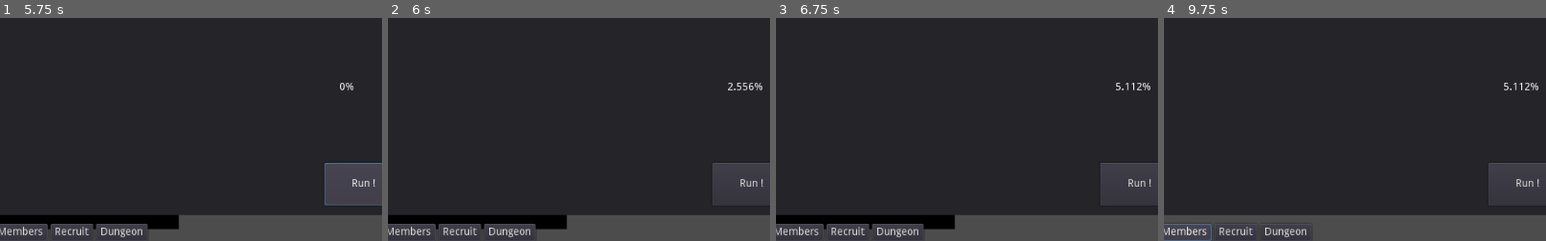
Above: before the commit, frames 1-4 (left to right).
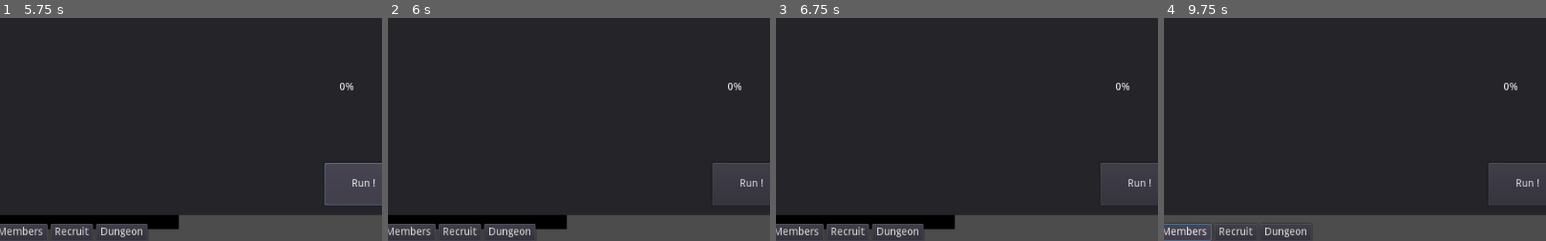
Above: after the commit, the same moments.

Repository: Orolol/RaidLead
Game: Godot game, scene res://Main.tscn
The game is run twice, just before and just after one commit, with the same random seed, the same clock (stepped at 60 frames per second) and the same inputs.
Inputs (mouse positions are % of the whole screen's width and height, from its top left):
- Up to frame 1 (5.75 s): click "Members" at 0.5 s; click (21, 46) at 1.27 s; click "Recruit" at 2 s; click "Recruit !" at 2.75 s; click "Dungeon" at 3.5 s; click "Chose" at 4.25 s; click "Run !" at 5 s
- Up to frame 2 (6 s): click "Go" at 5.75 s
- Up to frame 3 (6.75 s): click "Go" at 6.5 s
- Up to frame 4 (9.75 s): click "View" at 7.25 s; click (21, 46) at 8.02 s; click "Recruit !" at 8.75 s; click "Members" at 9.5 s
The pictures show only the part of the screen within x 1-51%, y 50-100%; the shares and areas given below are measured in that part.

Frame 1 is identical in both runs. In frame 2, 0.2% of the frame differs, in the area x 89-98%, y 29-33%; in frame 3, 0.2%; in frame 4, 0.2%.
Error before the commit: Invalid get index 'id' (on base: 'int'). (res://DungeonRun.gd:123)
Error after the commit: Invalid get index 'id' (on base: 'int'). (res://DungeonRun.gd:169)

Commit message:
add combat calcultation

Diff:
--- a/DungeonManager.gd
+++ b/DungeonManager.gd
@@ -22,9 +22,9 @@
 
 
 func initDungeons():
-	GlobalVar.availableDungeonList.push_front(Dungeon.new(getInd(), "LowLvl Dungon", 50, 3, 30,5))
-	GlobalVar.availableDungeonList.push_front(Dungeon.new(getInd(),"midvl Dungon", 80, 3, 40,5))
-	GlobalVar.availableDungeonList.push_front(Dungeon.new(getInd(),"hard Dungon", 100, 4, 50,5))
+	GlobalVar.availableDungeonList.push_front(Dungeon.new(getInd(), "LowLvl Dungon", 50, 3, 10,5))
+	GlobalVar.availableDungeonList.push_front(Dungeon.new(getInd(),"midvl Dungon", 80, 3, 15,5))
+	GlobalVar.availableDungeonList.push_front(Dungeon.new(getInd(),"hard Dungon", 100, 4, 20,5))
 	print("DUNGEONS", GlobalVar.availableDungeonList)
 
 
--- a/DungeonRun.gd
+++ b/DungeonRun.gd
@@ -15,23 +15,67 @@
 	var dungeon
 	var chars
 	var progression
+	var bossKilled
 	var status
 	func _init(d,c,b):
 		self.dungeon = d
 		self.chars = c
 		self.progression = 0
+		self.bossKilled = 0
 		self.status = "running"
+	func getDiff():
+		var totalPower = 0
+		var tank = 0
+		var dps = 0
+		var healer = 0
+		for f in self.chars:
+			totalPower += int(f.skill) + int(f.iLevel)
+			if f.charClass == "Healer":
+				healer += 1
+			if f.charClass == "Tank":
+				tank += 1
+			if f.charClass == "Dps":
+				dps += 1
+
+		totalPower *= 0.1
+		if tank < 1:
+			totalPower *= 0.3
+		if healer < 1:
+			totalPower *= 0.3
+		return ((totalPower / dungeon.difficulty) * (100 - (5 * bossKilled)))
+	func resolveFight(bossInd):
+		var combatRoll = rand_range(0, 100)
+		print(str(combatRoll) + " VS " + str(( 100 - self.getDiff())))
+		if combatRoll < ( 100 - self.getDiff()):
+			return false
+		return true
 	func timeout():
 		if self.status == "running" :
-			self.progression += 20
+			self.progression += 1
+			if self.progression % (self.dungeon.duration / self.dungeon.nbBoss) == 0:
+				print("BOSS FIGHT !")
+				if resolveFight(self.bossKilled):
+					self.bossKilled += 1
+					print("BOSS Down !")
+				else:
+					self.progression -= (self.dungeon.duration / self.dungeon.nbBoss) / 2
+					print("Retry !")
 			print(self.status+ ' ' + self.dungeon.name + ' ' + str(self.progression) + "%"  )
-		if self.progression == 100:
-			self.status = "complete"
-			for c in self.chars:
-				c.iLevel += 5
-				c.skill += 5
-			print('complete  ' + self.dungeon.name  )
-			GlobalVar.runningDungeon.erase(self)
+		if self.progression == self.dungeon.duration:
+			print("FINAL BOSS FIGHT !")
+			if resolveFight(self.bossKilled):
+				self.bossKilled += 1
+				print("BOSS Down !")
+				self.status = "complete"
+				for c in self.chars:
+					c.iLevel += 5
+					c.skill += 5
+				print('complete  ' + self.dungeon.name  )
+				GlobalVar.runningDungeon.erase(self)
+			else:
+				self.progression -= (self.dungeon.duration / self.dungeon.nbBoss) / 2
+				print("Retry !")
+
 
 func _ready():
 	# Called when the node is added to the scene for the first time.
@@ -50,6 +94,8 @@
 
 func runDungeon():
 	GlobalVar.runningDungeon.push_front(RunningDungeon.new(chosenDungeon, selectedChar, getDiff()))
+	selectedChar =  []
+	chosenDungeon = null
 
 func refreshListMember():
 	for child in $ListMemberContainer/ScrollContainer/ListMemberOnline.get_children():
@@ -124,6 +170,8 @@
 			selectedChar.erase(j)
 	refreshListMember()
 
+
+
 func timeout():
 	refreshListMember()
 	refreshListDungeon()
